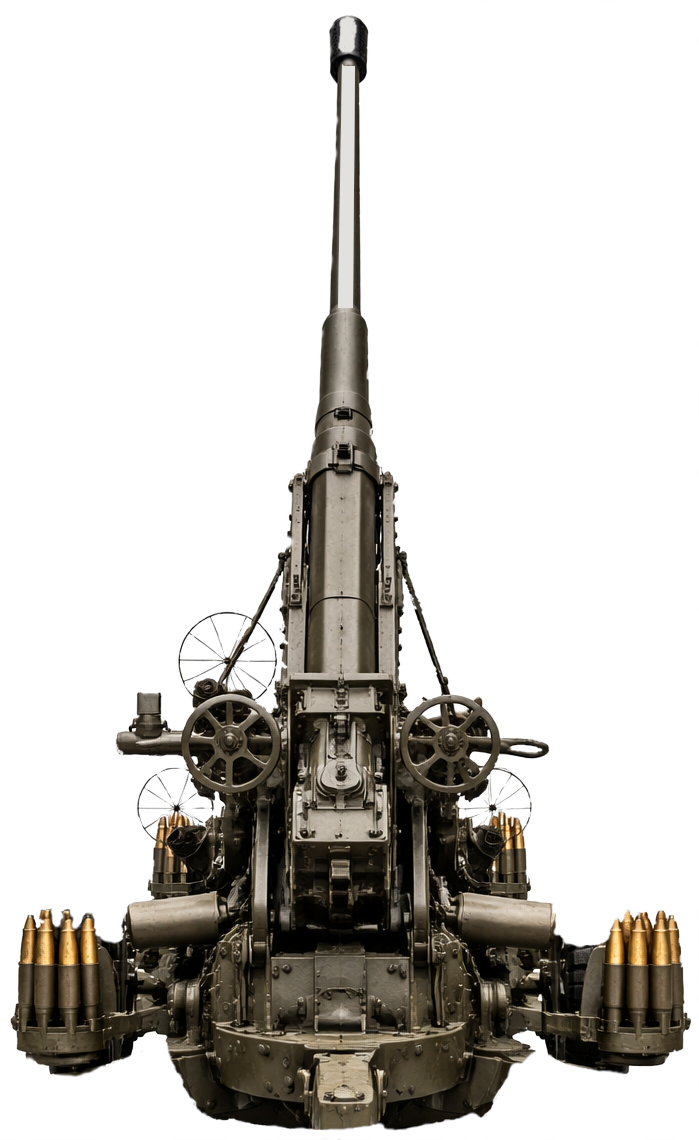
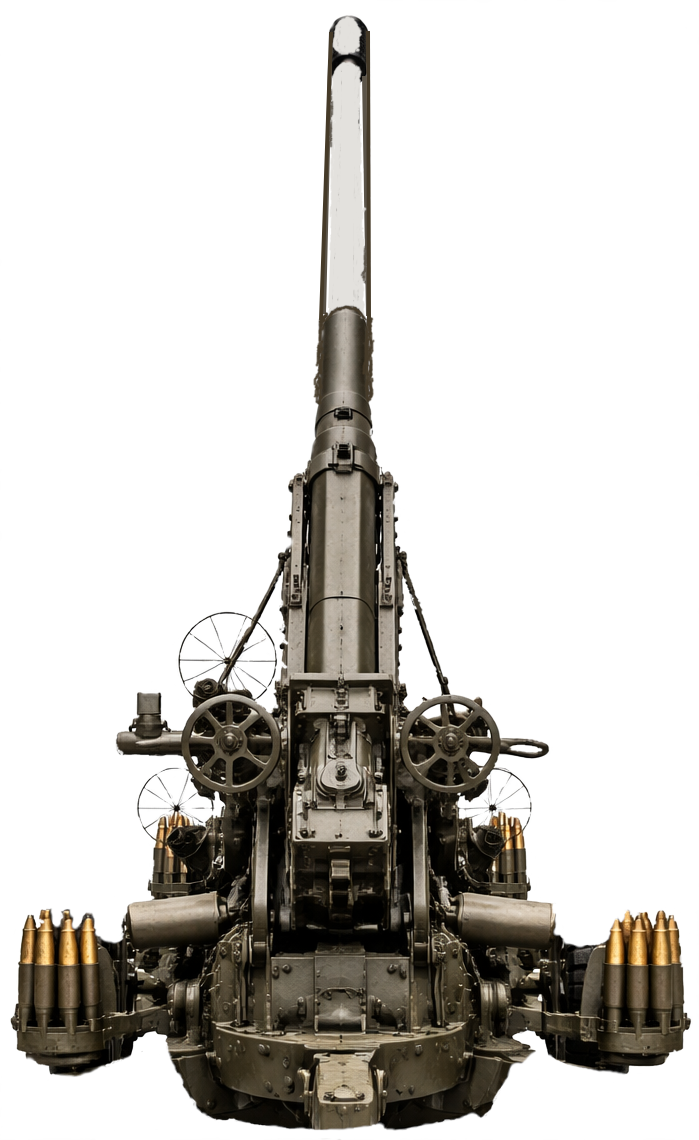
Comparing the layer stacks of the two 699×1140 images. Changes:
painted on "Background" over [313, 19, 375, 405]
